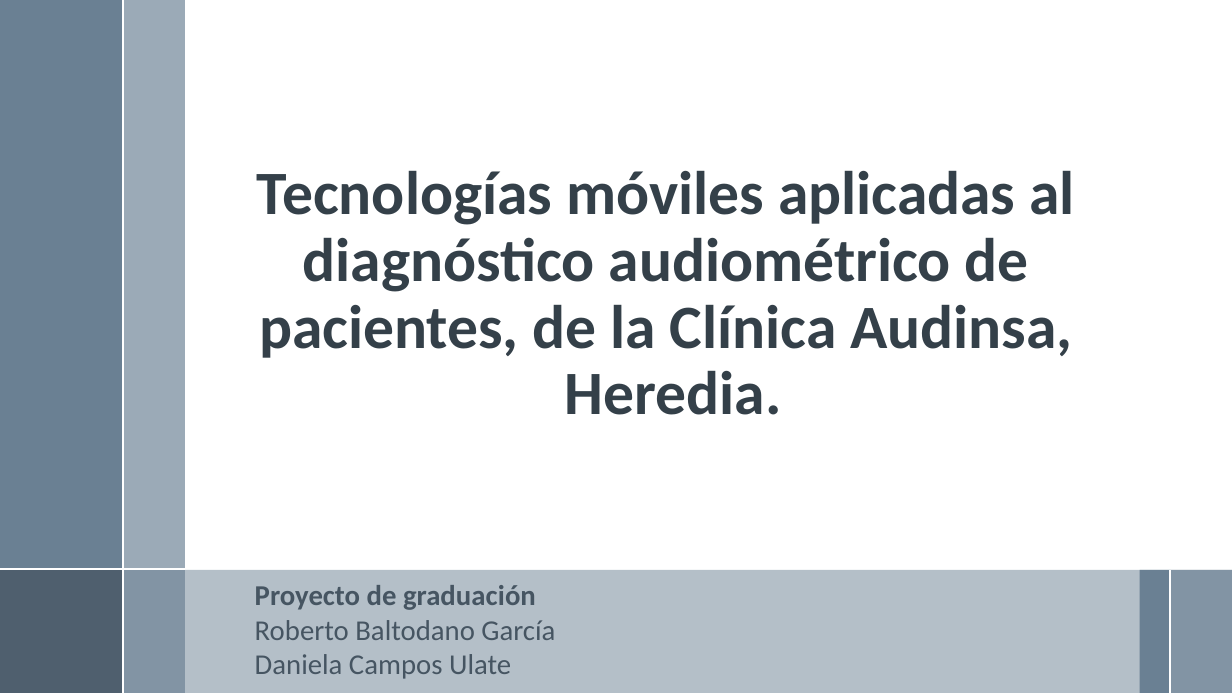
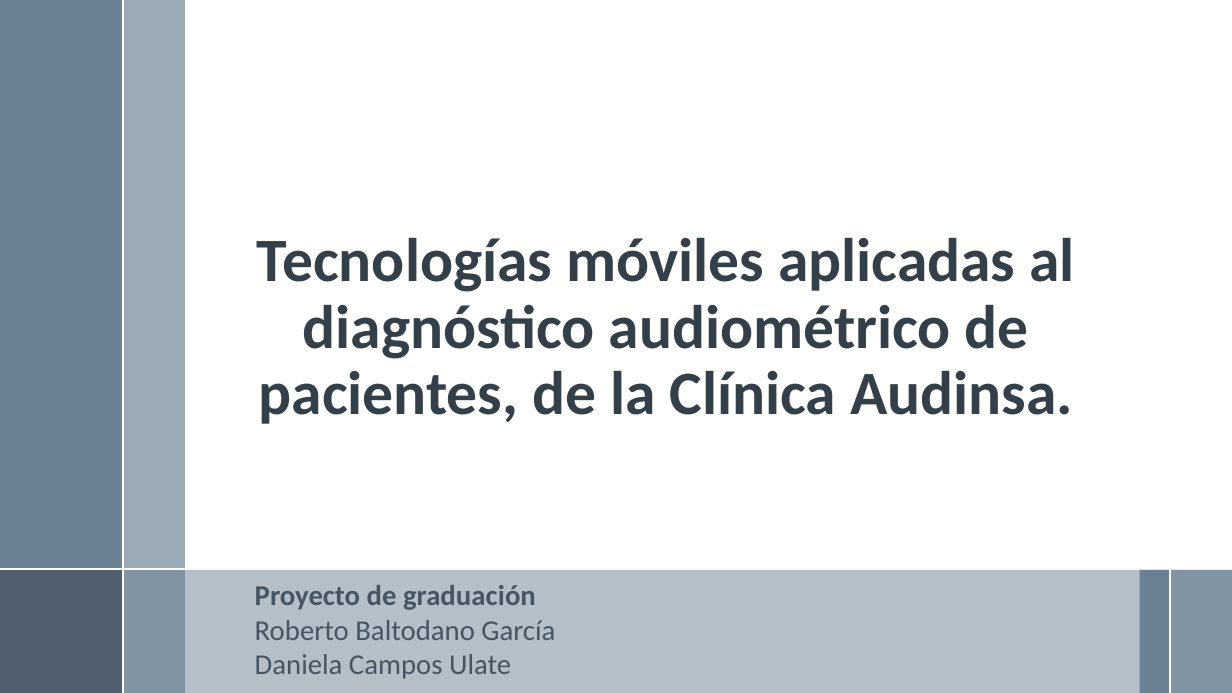
Before and after one commit to rbaltodanog/audinsaapp, a slide deck: slide 1 of documentacion/presentacion/Presentación.pptx. Drawn at 1232x693 pixels with LibreOffice and Linux fonts; fonts in the diff are those of the drawing; background and template pictures are left out. Boxes give left, top, right and bottom in pixels: in the first picture for what was removed or moved away, otherwise in the second. Text is boxed around its words. In the diff, an @@ line names an element or a change of style, - is before the commit and + after.

```diff
--- a/documentacion/presentacion/Presentación.pptx
+++ b/documentacion/presentacion/Presentación.pptx
@@ title at [257,237,1074,424]: text changed @@
-Tecnologías móviles aplicadas al diagnóstico audiométrico de pacientes, de la Clínica Audinsa, Heredia.
+Tecnologías móviles aplicadas al diagnóstico audiométrico de pacientes, de la Clínica Audinsa.
```
Also in this commit, not shown: 3 other slides changed, 2 slides removed.
